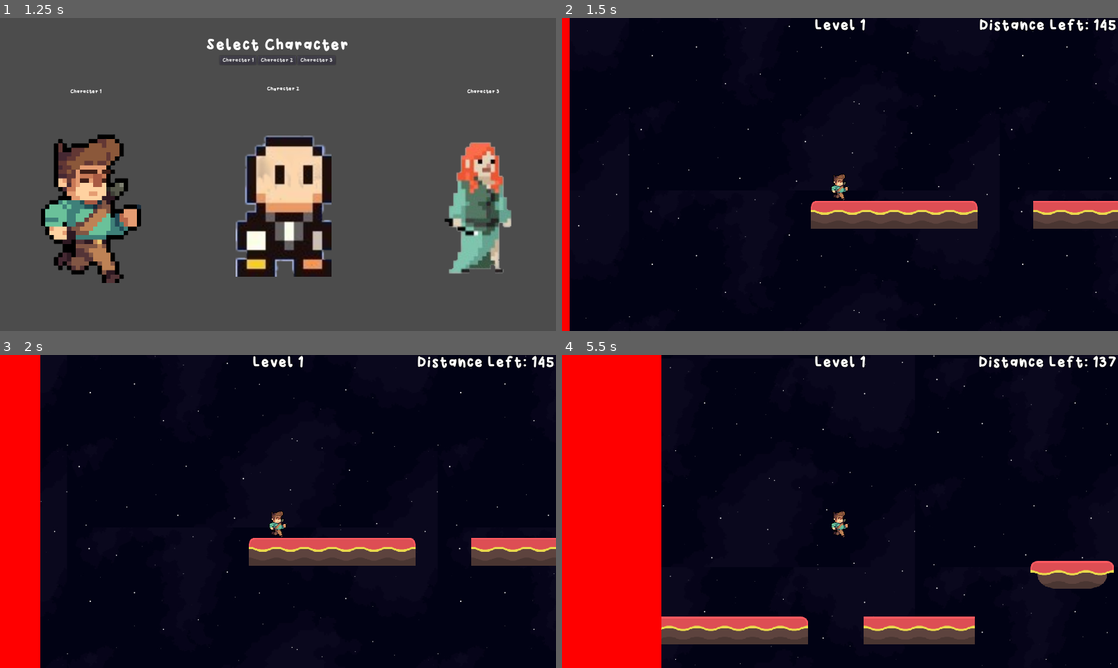
Above: before the commit, frames 1-4 (two rows, left to right).
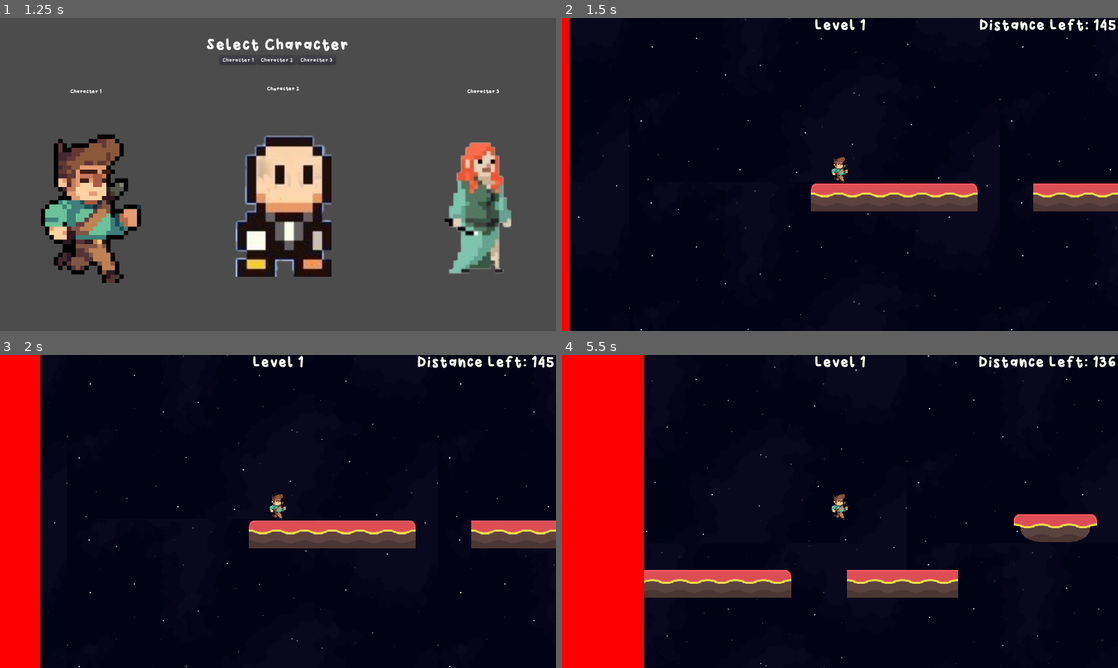
Above: after the commit, the same moments.

Repository: jonahshader/back5_platformer_unit3
Game: Godot game, scene res://scenes/menus/MainMenu.tscn
The game is run twice, just before and just after one commit, with the same random seed, the same clock (stepped at 60 frames per second) and the same inputs.
Inputs:
- Up to frame 1 (1.25 s): click "Start Game" at 0.5 s
- Up to frame 2 (1.5 s): click "Character 1" at 1.25 s
- Up to frame 3 (2 s): no input
- Up to frame 4 (5.5 s): hold Space (jump) 2.03-2.78 s; hold Right (move_right) 2.03-3.53 s; tap Space (jump) at 2.85, 3.02, 3.32, 4.35, 4.52, 4.82 s; hold Left (move_left) 3.53-4.28 s; hold Space (jump) 3.53-4.28 s; hold Right (move_right) from 4.28 s (still down); hold Space (jump) from 5.03 s (still down)

Frame 1 is identical in both runs. In frame 2, 6.9% of the frame differs, in the area x 2-100%, y 0-100%; in frame 3, 6.9%; in frame 4, 14%, in the area x 14-100%, y 0-100%.

Commit message:
tweaked player movement parameters

Diff:
--- a/scenes/objects/Player.gd
+++ b/scenes/objects/Player.gd
@@ -2,9 +2,9 @@
 
 
 
-var speed = 200
-var jump_force = 600
-var gravity = 800
+var speed = 220
+var jump_force = 700
+var gravity = 1200
 
 var vel = Vector2()
 
--- a/scenes/objects/Player.tscn
+++ b/scenes/objects/Player.tscn
@@ -15,7 +15,7 @@
 shape = SubResource( 1 )
 
 [node name="Camera2D" type="Camera2D" parent="."]
-offset = Vector2( 0, -60 )
+offset = Vector2( 0, -20 )
 current = true
 
 [node name="Sprite" type="Sprite" parent="."]
